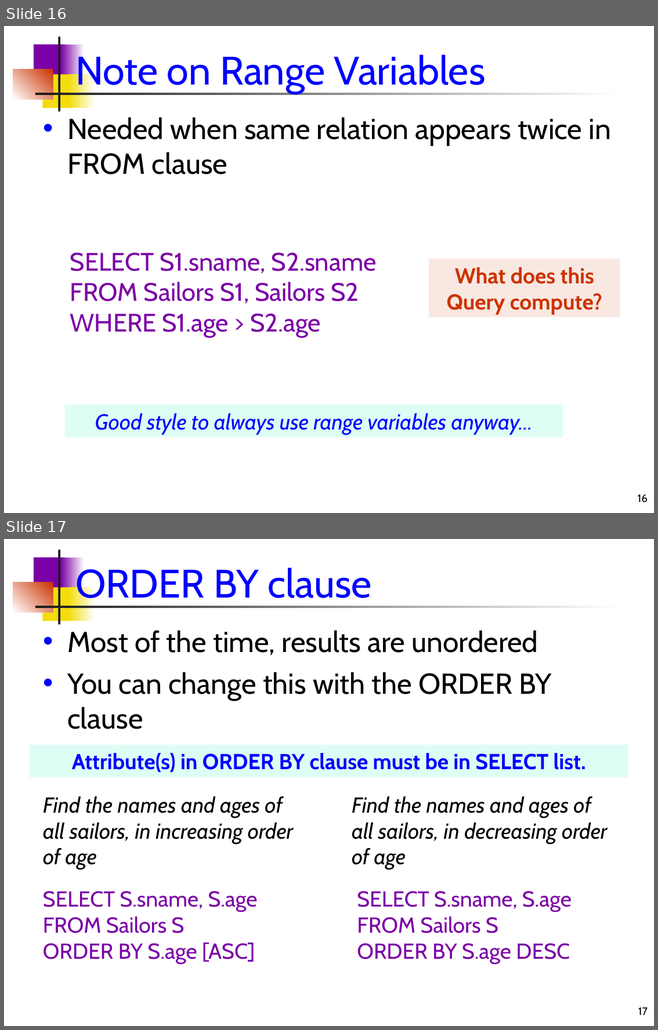
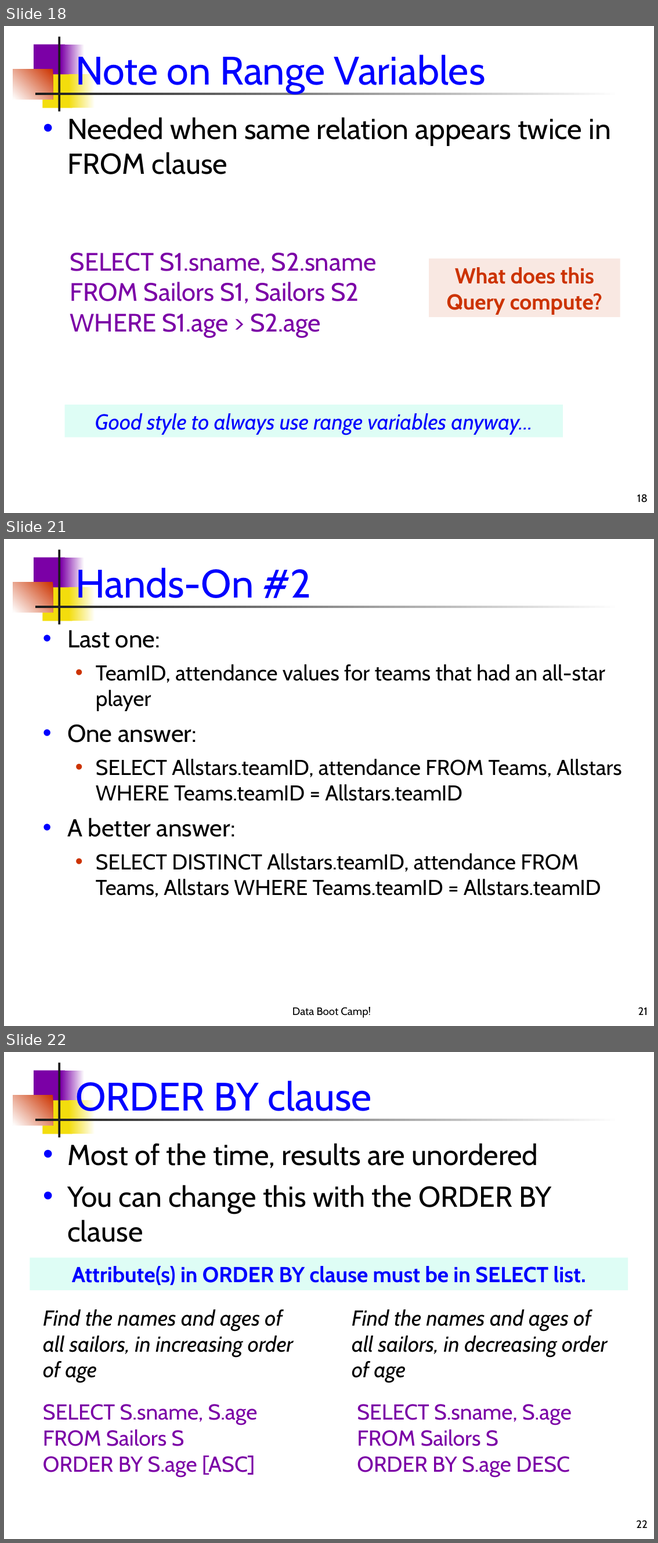
Before and after one commit to dssg/dssg-training-workshop-2015, a slide deck: slides/introductionToSQL.ppt. Shown one above the other, each under a label of ours: slides 16 and 17 before the commit, slides 18, 21 and 22 after it; the slides between them are not shown. The pictures are 658x1030 and 658x1543 pixels, drawn with LibreOffice and Linux fonts; fonts in the diff are those of the drawing. Boxes give left, top, right and bottom in pixels: in the first picture for what was removed or moved away, otherwise in the second. Text is boxed around its words. In the diff, an @@ line names an element or a change of style, - is before the commit and + after.

```diff
--- a/slides/introductionToSQL.ppt
+++ b/slides/introductionToSQL.ppt
@@ slide 21 added at (4, 539, 654, 1026), background #FFFFFF; not listed: 7 template elements that a slide beside it also shows @@
@@ title added at (75, 565, 311, 607), 44 pt, text #0000FF @@
+Hands-On #2
@@ text added at (67, 630, 622, 897), 23.8 pt, text #000000 @@
+• Last one:
+  • TeamID, attendance values for teams that had an all-star player
+• One answer:
+  • SELECT Allstars.teamID, attendance FROM Teams, Allstars WHERE Teams.teamID = Allstars.teamID
+• A better answer:
+  • SELECT DISTINCT Allstars.teamID, attendance FROM Teams, Allstars WHERE Teams.teamID = Allstars.teamID
@@ text added at (292, 1007, 371, 1018), 12 pt, text #000000 @@
+Data Boot Camp!
@@ page number added at (638, 1007, 647, 1015), 12 pt, text #000000 @@
+21
@@ what was slide 16 is now slide 18 @@
@@ page number at (637, 494, 647, 503): text changed @@
-16
+18
@@ what was slide 17 is now slide 22 @@
@@ page number at (636, 1520, 647, 1528): text changed @@
-17
+22
```
Also in this commit, not shown: 1 slide changed, 10 other slides added, 3 slides removed, 2 other files.
